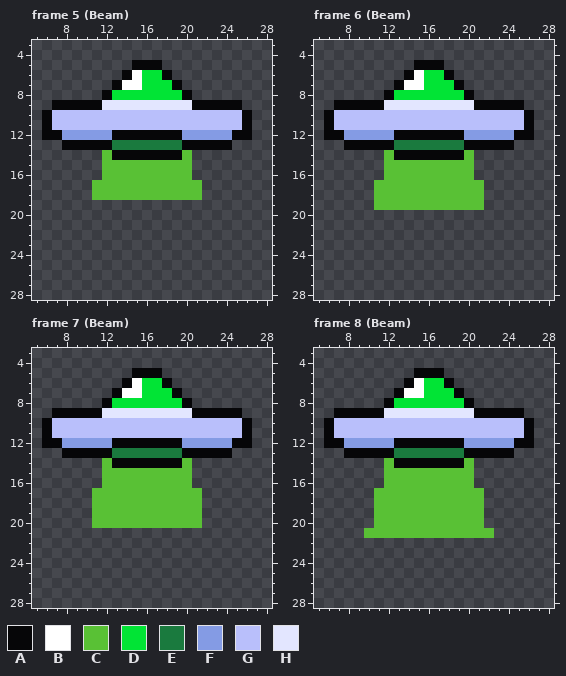
One commit to this pixel-art file: assets/Textures/sprites/ufo.ase. The picture above was drawn from the file before the commit.
32x32 pixels, 14 frames. Shown: frame 5 (Beam): x 5..28, y 3..28; frame 6 (Beam): x 5..28, y 3..28; frame 7 (Beam): x 5..28, y 3..28; frame 8 (Beam): x 5..28, y 3..28. The commit also changed other frames, which this record leaves out.
Palette (. is transparent): A #060608  B #ffffff  C #59c135  D #01e435  E #1a7a3e  F #849be4  G #b9bffb  H #e3e6ff
And afterwards:
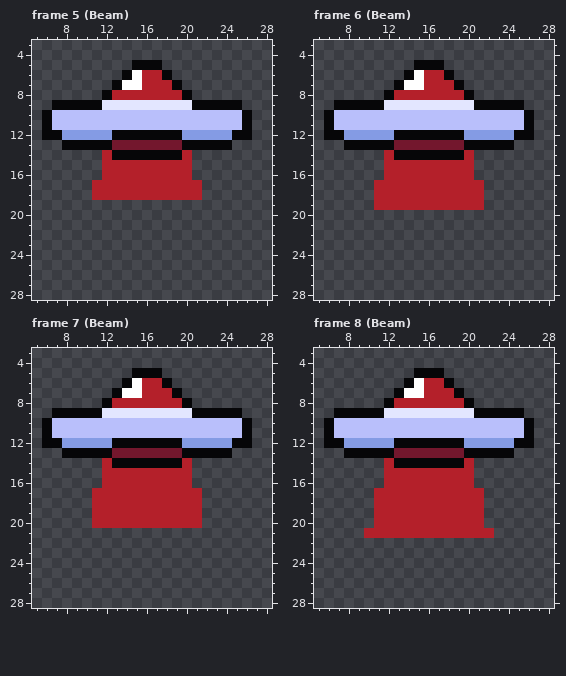
From old to new:
colour C: #59c135 -> #b4202a
colour E: #1a7a3e -> #73172d
Frame 5 (Beam), layer "UFO":
y 6: x 16..17 DD -> CC
y 7: x 16..18 DDD -> CCC
y 8: x 13..19 DDDDDDD -> CCCCCCC
Frame 6 (Beam), layer "UFO": the same change as frame 5 (Beam)
Frame 7 (Beam), layer "UFO": the same change as frame 5 (Beam)
Frame 8 (Beam), layer "UFO": the same change as frame 5 (Beam)
Where, in picture pixels (left, top, right, bottom), the same in both pictures:
changed: (112, 70, 182, 100)
changed: (92, 140, 202, 200)
changed: (394, 70, 464, 100)
changed: (374, 140, 484, 210)
changed: (112, 378, 182, 408)
changed: (92, 448, 202, 528)
changed: (394, 378, 464, 408)
changed: (364, 448, 494, 538)
